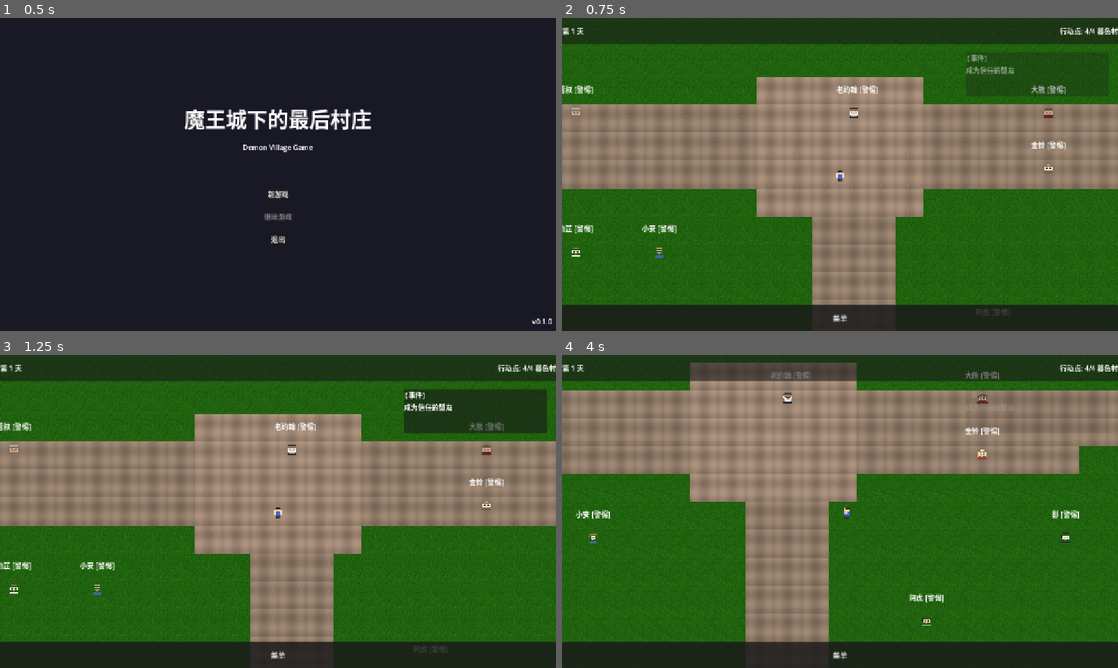
Above: before the commit, frames 1-4 (two rows, left to right).
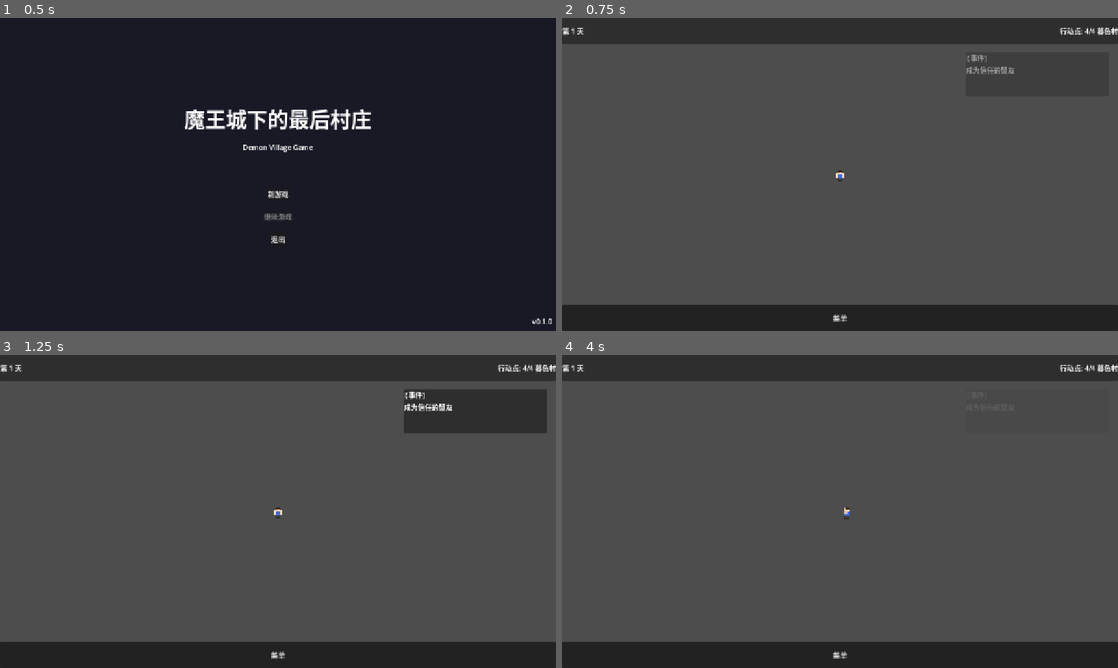
Above: after the commit, the same moments.

Repository: JCVBoss/demon_village_game
Game: Godot game, scene res://scenes/Main.tscn
The game is run twice, just before and just after one commit, with the same random seed, the same clock (stepped at 60 frames per second) and the same inputs.
Inputs:
- Up to frame 1 (0.5 s): no input
- Up to frame 2 (0.75 s): click "新游戏" at 0.5 s
- Up to frame 3 (1.25 s): no input
- Up to frame 4 (4 s): click "菜单" at 1.25 s; tap Enter (ui_accept) at 2, 2.27, 3.02 s; hold D (move_right) 2.03-2.78 s; tap E (interact) at 2.1, 3.6 s; hold S (move_down) 2.78-3.53 s; tap Shift (run) at 2.85 s; hold D (move_right) from 3.53 s (still down)

Frame 1 is identical in both runs. In frame 2, 89% of the frame differs, in the area x 0-100%, y 0-95%; in frame 3, 88%; in frame 4, 89%, in the area x 0-100%, y 0-92%.

Commit message:
art: 替换瓦片资源为 OpenRPG 16x16
- 瓦片尺寸从 64x64 改为 16x16
- 地图尺寸从 30x25 改为 120x100 瓦片（保持 1920x1600 像素）
- 使用 OpenRPG 1.png 和 2.png 作为瓦片资源
- 更新村民位置坐标（除以 4）
- 更新道路和边界生成代码
- 更新 VillageTileset.tres

OpenRPG 资源许可：CC-BY 4.0

Diff:
--- a/code/resources/tilesets/VillageTileset.tres
+++ b/code/resources/tilesets/VillageTileset.tres
@@ -1,22 +1,13 @@
-[gd_resource type="TileSet" load_steps=6 format=3 uid="uid://cvillagetileset001"]
+[gd_resource type="TileSet" load_steps=3 format=3 uid="uid://cvillagetileset001"]
 
-[ext_resource type="Texture2D" path="res://assets/sprites/tilesets/grass_opengameart.png" id="1_grass"]
-[ext_resource type="Texture2D" path="res://assets/sprites/tilesets/roads.png" id="2_roads"]
-[ext_resource type="Texture2D" path="res://assets/sprites/tilesets/buildings.png" id="3_buildings"]
-[ext_resource type="Texture2D" path="res://assets/sprites/tilesets/water.png" id="4_water"]
-[ext_resource type="Texture2D" path="res://assets/sprites/tilesets/borders.png" id="5_borders"]
+[ext_resource type="Texture2D" path="res://assets/sprites/tilesets/openrpg_downloaded/1.png" id="1_openrpg"]
+[ext_resource type="Texture2D" path="res://assets/sprites/tilesets/openrpg_downloaded/2.png" id="2_openrpg2"]
+[ext_resource type="Texture2D" path="res://assets/sprites/tilesets/openrpg_downloaded/5.png" id="3_openrpg5"]
 
 [sub_resource type="TileSetAtlasSource" id="source_grass"]
-texture = ExtResource("1_grass")
-texture_region_size = Vector2i(64, 64)
-0:0/0 = 0
-1:0/0 = 0
-0:1/0 = 0
-1:1/0 = 0
-
-[sub_resource type="TileSetAtlasSource" id="source_roads"]
-texture = ExtResource("2_roads")
-texture_region_size = Vector2i(64, 64)
+texture = ExtResource("1_openrpg")
+texture_region_size = Vector2i(16, 16)
+# Grass tiles from OpenRPG 1.png - rows 1-4, cols 1-4
 0:0/0 = 0
 1:0/0 = 0
 2:0/0 = 0
@@ -25,96 +16,20 @@
 1:1/0 = 0
 2:1/0 = 0
 3:1/0 = 0
-0:2/0 = 0
-1:2/0 = 0
-2:2/0 = 0
-3:2/0 = 0
-0:3/0 = 0
-1:3/0 = 0
-2:3/0 = 0
-3:3/0 = 0
 
-[sub_resource type="TileSetAtlasSource" id="source_buildings"]
-texture = ExtResource("3_buildings")
-texture_region_size = Vector2i(64, 64)
-0:0/0 = 0
-0:0/0/physics_layer_0/polygon_0/points = PackedVector2Array(-32, -32, 32, -32, 32, 32, -32, 32)
-1:0/0 = 0
-1:0/0/physics_layer_0/polygon_0/points = PackedVector2Array(-32, -32, 32, -32, 32, 32, -32, 32)
-2:0/0 = 0
-2:0/0/physics_layer_0/polygon_0/points = PackedVector2Array(-32, -32, 32, -32, 32, 32, -32, 32)
-3:0/0 = 0
-3:0/0/physics_layer_0/polygon_0/points = PackedVector2Array(-32, -32, 32, -32, 32, 32, -32, 32)
-0:1/0 = 0
-0:1/0/physics_layer_0/polygon_0/points = PackedVector2Array(-32, -32, 32, -32, 32, 32, -32, 32)
-1:1/0 = 0
-1:1/0/physics_layer_0/polygon_0/points = PackedVector2Array(-32, -32, 32, -32, 32, 32, -32, 32)
-2:1/0 = 0
-3:1/0 = 0
-0:2/0 = 0
-0:2/0/physics_layer_0/polygon_0/points = PackedVector2Array(-32, -32, 32, -32, 32, 32, -32, 32)
-1:2/0 = 0
-1:2/0/physics_layer_0/polygon_0/points = PackedVector2Array(-32, -32, 32, -32, 32, 32, -32, 32)
-2:2/0 = 0
-2:2/0/physics_layer_0/polygon_0/points = PackedVector2Array(-32, -32, 32, -32, 32, 32, -32, 32)
-3:2/0 = 0
-3:2/0/physics_layer_0/polygon_0/points = PackedVector2Array(-32, -32, 32, -32, 32, 32, -32, 32)
-0:3/0 = 0
-0:3/0/physics_layer_0/polygon_0/points = PackedVector2Array(-32, -32, 32, -32, 32, 32, -32, 32)
-1:3/0 = 0
-1:3/0/physics_layer_0/polygon_0/points = PackedVector2Array(-32, -32, 32, -32, 32, 32, -32, 32)
-2:3/0 = 0
-2:3/0/physics_layer_0/polygon_0/points = PackedVector2Array(-32, -32, 32, -32, 32, 32, -32, 32)
-3:3/0 = 0
-3:3/0/physics_layer_0/polygon_0/points = PackedVector2Array(-32, -32, 32, -32, 32, 32, -32, 32)
-
-[sub_resource type="TileSetAtlasSource" id="source_water"]
-texture = ExtResource("4_water")
-texture_region_size = Vector2i(64, 64)
-0:0/0 = 0
-0:0/0/physics_layer_0/polygon_0/points = PackedVector2Array(-32, -32, 32, -32, 32, 32, -32, 32)
-1:0/0 = 0
-1:0/0/physics_layer_0/polygon_0/points = PackedVector2Array(-32, -32, 32, -32, 32, 32, -32, 32)
-2:0/0 = 0
-2:0/0/physics_layer_0/polygon_0/points = PackedVector2Array(-32, -32, 32, -32, 32, 32, -32, 32)
-3:0/0 = 0
-3:0/0/physics_layer_0/polygon_0/points = PackedVector2Array(-32, -32, 32, -32, 32, 32, -32, 32)
-0:1/0 = 0
-0:1/0/physics_layer_0/polygon_0/points = PackedVector2Array(-32, -32, 32, -32, 32, 32, -32, 32)
-1:1/0 = 0
-1:1/0/physics_layer_0/polygon_0/points = PackedVector2Array(-32, -32, 32, -32, 32, 32, -32, 32)
-2:1/0 = 0
-2:1/0/physics_layer_0/polygon_0/points = PackedVector2Array(-32, -32, 32, -32, 32, 32, -32, 32)
-3:1/0 = 0
-3:1/0/physics_layer_0/polygon_0/points = PackedVector2Array(-32, -32, 32, -32, 32, 32, -32, 32)
-0:2/0 = 0
-0:2/0/physics_layer_0/polygon_0/points = PackedVector2Array(-32, -32, 32, -32, 32, 32, -32, 32)
-1:2/0 = 0
-1:2/0/physics_layer_0/polygon_0/points = PackedVector2Array(-32, -32, 32, -32, 32, 32, -32, 32)
-2:2/0 = 0
-2:2/0/physics_layer_0/polygon_0/points = PackedVector2Array(-32, -32, 32, -32, 32, 32, -32, 32)
-3:2/0 = 0
-3:2/0/physics_layer_0/polygon_0/points = PackedVector2Array(-32, -32, 32, -32, 32, 32, -32, 32)
-0:3/0 = 0
-0:3/0/physics_layer_0/polygon_0/points = PackedVector2Array(-32, -32, 32, -32, 32, 32, -32, 32)
-1:3/0 = 0
-1:3/0/physics_layer_0/polygon_0/points = PackedVector2Array(-32, -32, 32, -32, 32, 32, -32, 32)
-2:3/0 = 0
-2:3/0/physics_layer_0/polygon_0/points = PackedVector2Array(-32, -32, 32, -32, 32, 32, -32, 32)
-3:3/0 = 0
-3:3/0/physics_layer_0/polygon_0/points = PackedVector2Array(-32, -32, 32, -32, 32, 32, -32, 32)
-
-[sub_resource type="TileSetAtlasSource" id="source_borders"]
-texture = ExtResource("5_borders")
-texture_region_size = Vector2i(64, 64)
+[sub_resource type="TileSetAtlasSource" id="source_roads"]
+texture = ExtResource("2_openrpg2")
+texture_region_size = Vector2i(16, 16)
+# Road/dirt tiles from OpenRPG 2.png
 0:0/0 = 0
 1:0/0 = 0
 2:0/0 = 0
 3:0/0 = 0
-0:1/0 = 0
-1:1/0 = 0
-2:1/0 = 0
-3:1/0 = 0
+
+[sub_resource type="TileSetAtlasSource" id="source_water"]
+texture = ExtResource("1_openrpg")
+texture_region_size = Vector2i(16, 16)
+# Water tiles from OpenRPG 1.png - rows 7-10, cols 6-9
 0:2/0 = 0
 1:2/0 = 0
 2:2/0 = 0
@@ -125,10 +40,8 @@
 3:3/0 = 0
 
 [resource]
-tile_size = Vector2i(64, 64)
+tile_size = Vector2i(16, 16)
 physics_layer_0/collision_layer = 2
 sources/0 = SubResource("source_grass")
 sources/1 = SubResource("source_roads")
-sources/2 = SubResource("source_buildings")
-sources/3 = SubResource("source_water")
-sources/4 = SubResource("source_borders")
+sources/2 = SubResource("source_water")
--- a/code/scenes/locations/Village.tscn
+++ b/code/scenes/locations/Village.tscn
@@ -81,7 +81,7 @@
 collision_mask = 0
 
 [node name="CollisionShape2D" type="CollisionShape2D" parent="MapBoundaries/NorthWall"]
-position = Vector2(960, 16)
+position = Vector2(960, 8)
 shape = SubResource("RectangleShape2D_north")
 
 [node name="SouthWall" type="StaticBody2D" parent="MapBoundaries"]
@@ -89,7 +89,7 @@
 collision_mask = 0
 
 [node name="CollisionShape2D" type="CollisionShape2D" parent="MapBoundaries/SouthWall"]
-position = Vector2(960, 1584)
+position = Vector2(960, 1592)
 shape = SubResource("RectangleShape2D_south")
 
 [node name="WestWall" type="StaticBody2D" parent="MapBoundaries"]
@@ -97,7 +97,7 @@
 collision_mask = 0
 
 [node name="CollisionShape2D" type="CollisionShape2D" parent="MapBoundaries/WestWall"]
-position = Vector2(16, 800)
+position = Vector2(8, 800)
 shape = SubResource("RectangleShape2D_west")
 
 [node name="EastWall" type="StaticBody2D" parent="MapBoundaries"]
@@ -105,7 +105,7 @@
 collision_mask = 0
 
 [node name="CollisionShape2D" type="CollisionShape2D" parent="MapBoundaries/EastWall"]
-position = Vector2(1904, 800)
+position = Vector2(1912, 800)
 shape = SubResource("RectangleShape2D_east")
 
 [node name="TimeOverlay" type="CanvasModulate" parent="."]
--- a/code/scripts/locations/Village.gd
+++ b/code/scripts/locations/Village.gd
@@ -45,31 +45,29 @@
 # ==================== 配置 ====================
 const VillagerScene = preload("res://scenes/characters/Villager.tscn")
 
-# 村民位置配置 (ID -> 位置) - 按设计文档瓦片坐标×64+32
+# 村民位置配置 (ID -> 位置) - 16x16 瓦片坐标
 const VILLAGER_POSITIONS: Dictionary = {
-	"chenmo": Vector2(352, 352),     # (5,5) 陈默小屋
-	"leishu": Vector2(352, 672),      # (5,10) 铁匠铺
-	"jinling": Vector2(1440, 800),    # (22,12) 商人行会
-	"baizhi": Vector2(352, 992),      # (5,15) 白芷药园
-	"john": Vector2(992, 672),        # (15,10) 教堂
-	"daxiong": Vector2(1440, 672),    # (22,10) 酒馆
-	"ying": Vector2(1632, 992),       # (25,15) 影的住所
-	"xiaoan": Vector2(544, 992),      # (8,15) 学校
-	"ahu": Vector2(1312, 1184),       # (20,18) 守卫营房
-	"yeya": Vector2(1632, 352)        # (25,5) 观察点
+	"chenmo": Vector2(88, 88),       # (5,5) 陈默小屋
+	"leishu": Vector2(88, 168),      # (5,10) 铁匠铺
+	"jinling": Vector2(360, 200),    # (22,12) 商人行会
+	"baizhi": Vector2(88, 248),      # (5,15) 白芷药园
+	"john": Vector2(248, 168),       # (15,10) 教堂
+	"daxiong": Vector2(360, 168),    # (22,10) 酒馆
+	"ying": Vector2(408, 248),       # (25,15) 影的住所
+	"xiaoan": Vector2(136, 248),     # (8,15) 学校
+	"ahu": Vector2(328, 296),        # (20,18) 守卫营房
+	"yeya": Vector2(408, 88)         # (25,5) 观察点
 }
 
 # 地图尺寸配置
-const MAP_WIDTH: int = 30
-const MAP_HEIGHT: int = 25
-const TILE_SIZE: int = 64
+const MAP_WIDTH: int = 120
+const MAP_HEIGHT: int = 100
+const TILE_SIZE: int = 16
 
 # TileSet 源索引 (与 VillageTileset.tres 一致)
 const SOURCE_GRASS: int = 0
 const SOURCE_ROADS: int = 1
-const SOURCE_BUILDINGS: int = 2
-const SOURCE_WATER: int = 3
-const SOURCE_BORDERS: int = 4
+const SOURCE_WATER: int = 2
 
 # 事件触发器配置
 const TRIGGER_CONFIG_PATH: String = "res://resources/events/village_triggers.json"
@@ -190,7 +188,7 @@
 
 
 func _generate_roads_layer() -> void:
-	"""生成道路层 - 按设计文档布局草图"""
+	"""生成道路层 - 按设计文档布局草图 (16x16 瓦片)"""
 	if not roads_layer:
 		print("[Village] ERROR: roads_layer is null!")
 		return
@@ -200,28 +198,28 @@
 	var road_square = Vector2i(1, 0)  # 广场/交汇处道路
 
 	# ===== 东西向主干道 =====
-	# 从西侧 (x=4) 到东侧 (x=25)，3瓦片宽 (y=10,11,12)
-	for x in range(4, 26):
+	# 从西侧 (x=4) 到东侧 (x=26)，3瓦片宽 (y=10,11,12)
+	for x in range(4, 27):
 		for y in range(10, 13):
 			roads_layer.set_cell(Vector2i(x, y), SOURCE_ROADS, road_normal)
 
 	# ===== 南北向主干道 =====
-	# 从广场中心 (y=10) 向南到村南门 (y=22)，3瓦片宽 (x=14,15,16)
-	for y in range(13, 23):
+	# 从广场中心 (y=13) 向南到村南门 (y=23)，3瓦片宽 (x=14,15,16)
+	for y in range(13, 24):
 		for x in range(14, 17):
 			roads_layer.set_cell(Vector2i(x, y), SOURCE_ROADS, road_normal)
 
 	# ===== 广场区域 =====
 	# 中央交汇广场，比普通道路稍大
-	# x=12-17 (6瓦片), y=9-13 (5瓦片)
-	for x in range(12, 18):
-		for y in range(9, 14):
+	# x=12-18 (6瓦片), y=9-14 (5瓦片)
+	for x in range(12, 19):
+		for y in range(9, 15):
 			roads_layer.set_cell(Vector2i(x, y), SOURCE_ROADS, road_square)
 
 	# ===== 村南门区域 =====
-	# 通往森林的出口，x=13-17, y=22-23
-	for x in range(13, 18):
-		for y in range(22, 24):
+	# 通往森林的出口，x=13-18, y=22-24
+	for x in range(13, 19):
+		for y in range(22, 25):
 			roads_layer.set_cell(Vector2i(x, y), SOURCE_ROADS, road_square)
 
 	# ===== 支路连接 =====
@@ -231,11 +229,11 @@
 			roads_layer.set_cell(Vector2i(x, y), SOURCE_ROADS, road_normal)
 
 	# 酒馆/商人行会前支路 (向东)
-	for x in range(26, 29):
+	for x in range(27, 30):
 		for y in range(10, 12):
 			roads_layer.set_cell(Vector2i(x, y), SOURCE_ROADS, road_normal)
 
-	print("[Village] 道路系统生成完成: ~150 tiles, source=%d" % SOURCE_ROADS)
+	print("[Village] 道路系统生成完成")
 
 
 func _generate_borders_layer() -> void:
@@ -249,31 +247,31 @@
 	# 行0-1，密集树木（黑潮方向）
 	for y in range(0, 2):
 		for x in range(MAP_WIDTH):
-			borders_layer.set_cell(Vector2i(x, y), SOURCE_BORDERS, tree_tile)
+			borders_layer.set_cell(Vector2i(x, y), SOURCE_GRASS, tree_tile)
 
 	# ===== 西边界 =====
 	# 列0-1，树木边界
 	for x in range(0, 2):
 		for y in range(2, MAP_HEIGHT):
-			borders_layer.set_cell(Vector2i(x, y), SOURCE_BORDERS, tree_tile)
+			borders_layer.set_cell(Vector2i(x, y), SOURCE_GRASS, tree_tile)
 
 	# ===== 东边界 =====
-	# 列28-29，树木边界
-	for x in range(28, 30):
+	# 列118-119，树木边界
+	for x in range(MAP_WIDTH - 2, MAP_WIDTH):
 		for y in range(2, MAP_HEIGHT):
-			borders_layer.set_cell(Vector2i(x, y), SOURCE_BORDERS, tree_tile)
+			borders_layer.set_cell(Vector2i(x, y), SOURCE_GRASS, tree_tile)
 
 	# ===== 南边界两侧 =====
 	# 村南门两侧的边界（中间是道路出口）
-	# 左侧 x=0-12, 右侧 x=18-29
+	# 左侧 x=0-12, 右侧 x=18-119
 	for x in range(0, 13):
-		for y in range(24, 25):
-			borders_layer.set_cell(Vector2i(x, y), SOURCE_BORDERS, tree_tile)
-	for x in range(18, 30):
-		for y in range(24, 25):
-			borders_layer.set_cell(Vector2i(x, y), SOURCE_BORDERS, tree_tile)
-
-	print("[Village] 边界生成完成: source=%d" % SOURCE_BORDERS)
+		for y in range(MAP_HEIGHT - 1, MAP_HEIGHT):
+			borders_layer.set_cell(Vector2i(x, y), SOURCE_GRASS, tree_tile)
+	for x in range(18, MAP_WIDTH):
+		for y in range(MAP_HEIGHT - 1, MAP_HEIGHT):
+			borders_layer.set_cell(Vector2i(x, y), SOURCE_GRASS, tree_tile)
+
+	print("[Village] 边界生成完成")
 
 
 func _generate_decorations_layer() -> void:
